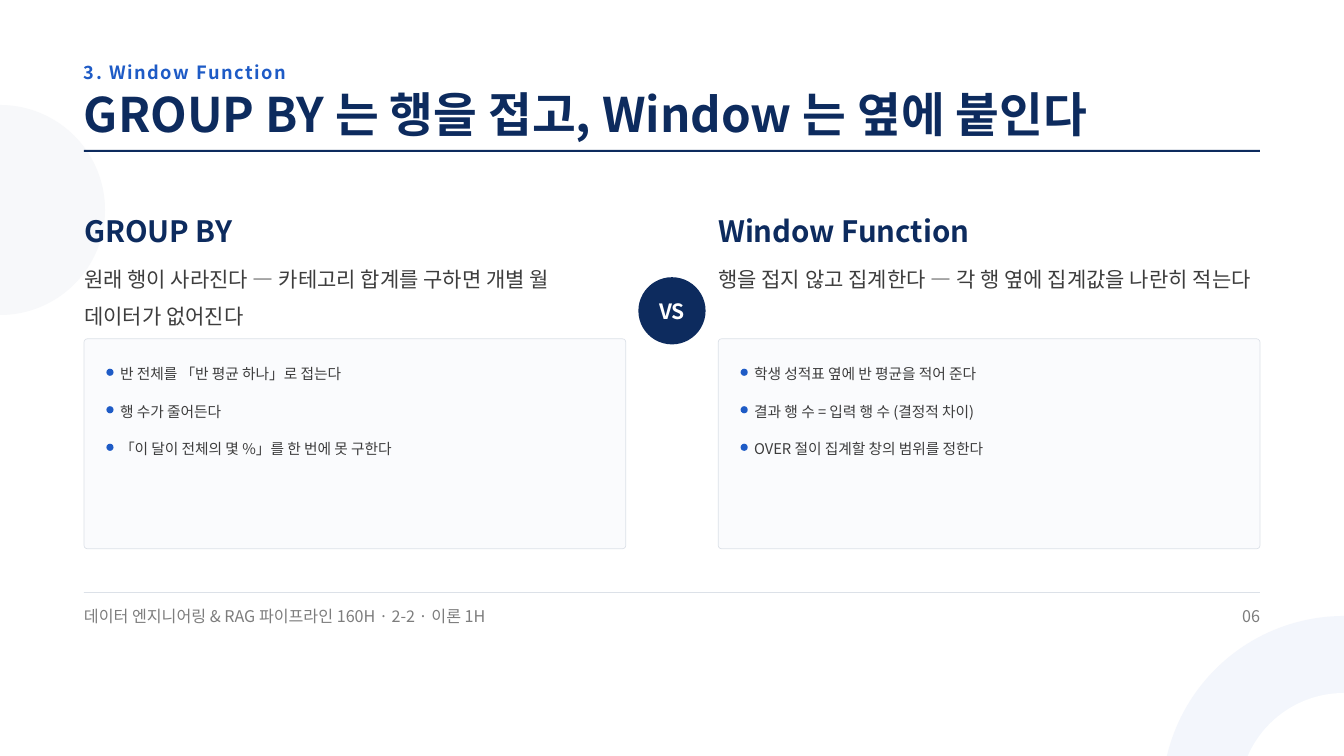
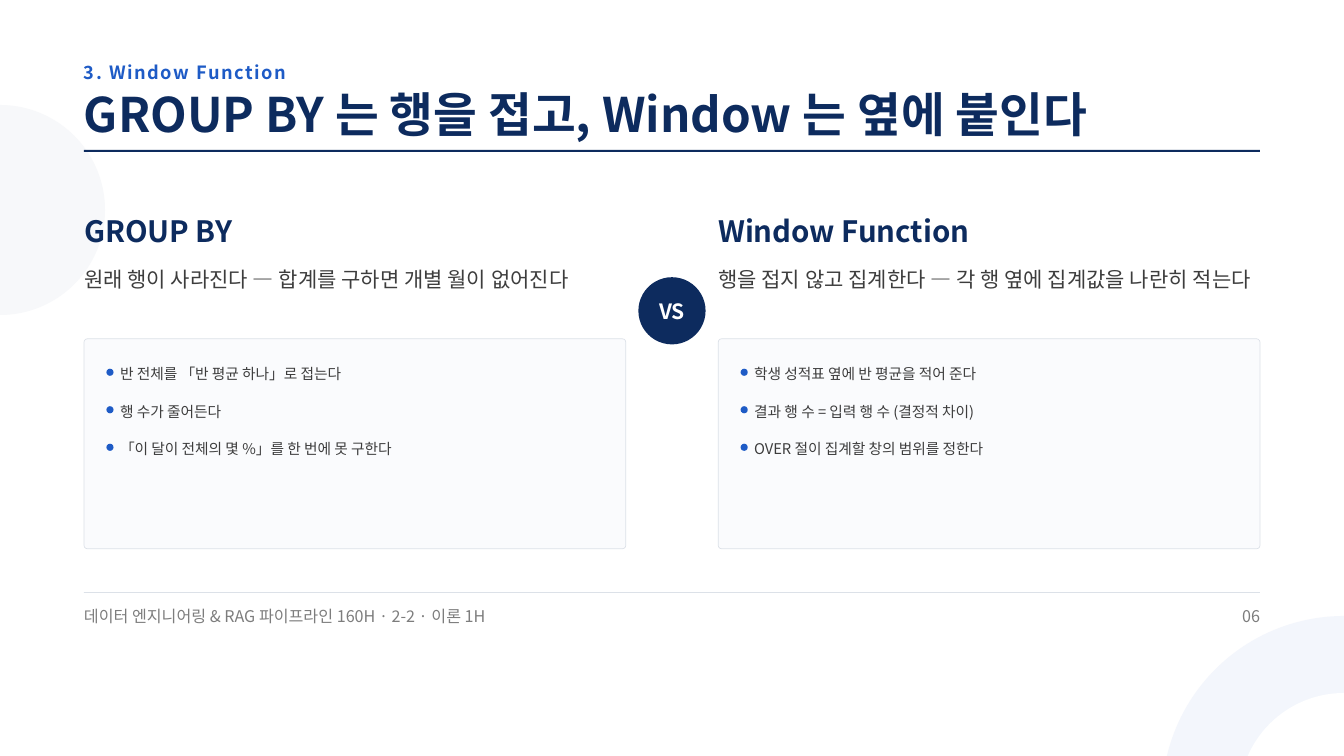
Before and after one commit to aebonlee/materials, a slide deck: slide 6 of data-eng/decks/w2d2s1.pptx. Drawn at 1344x756 pixels with LibreOffice and Linux fonts; fonts in the diff are those of the drawing. Boxes give left, top, right and bottom in pixels: in the first picture for what was removed or moved away, otherwise in the second. Text is boxed around its words. In the diff, an @@ line names an element or a change of style, - is before the commit and + after.

```diff
--- a/data-eng/decks/w2d2s1.pptx
+++ b/data-eng/decks/w2d2s1.pptx
@@ text at box(84, 269, 568, 289): text changed @@
-원래 행이 사라진다 — 카테고리 합계를 구하면 개별 월 데이터가 없어진다
+원래 행이 사라진다 — 합계를 구하면 개별 월이 없어진다
```
Also in this commit, not shown: 1 other slide changed, 9 other files.
